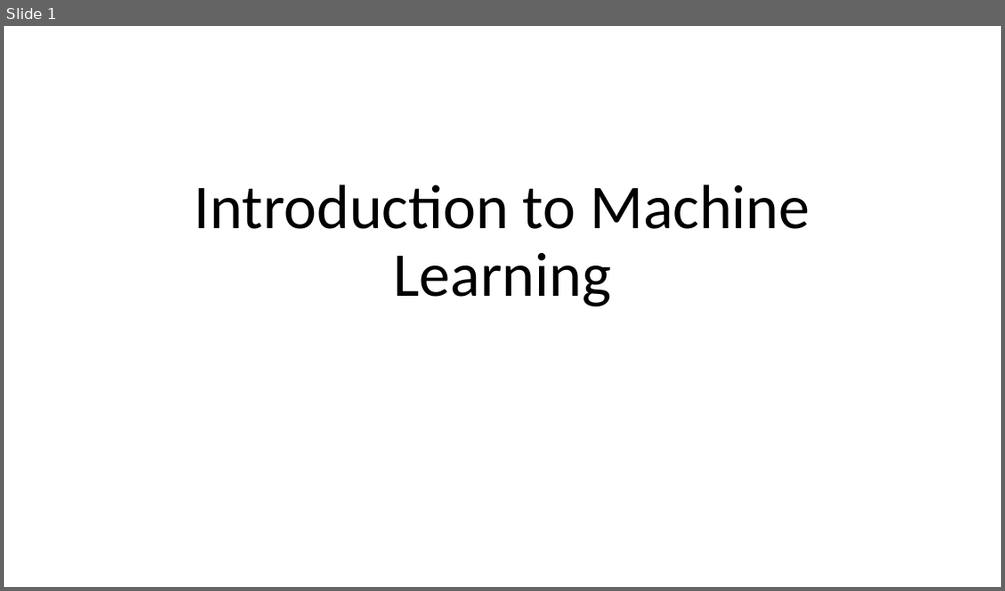
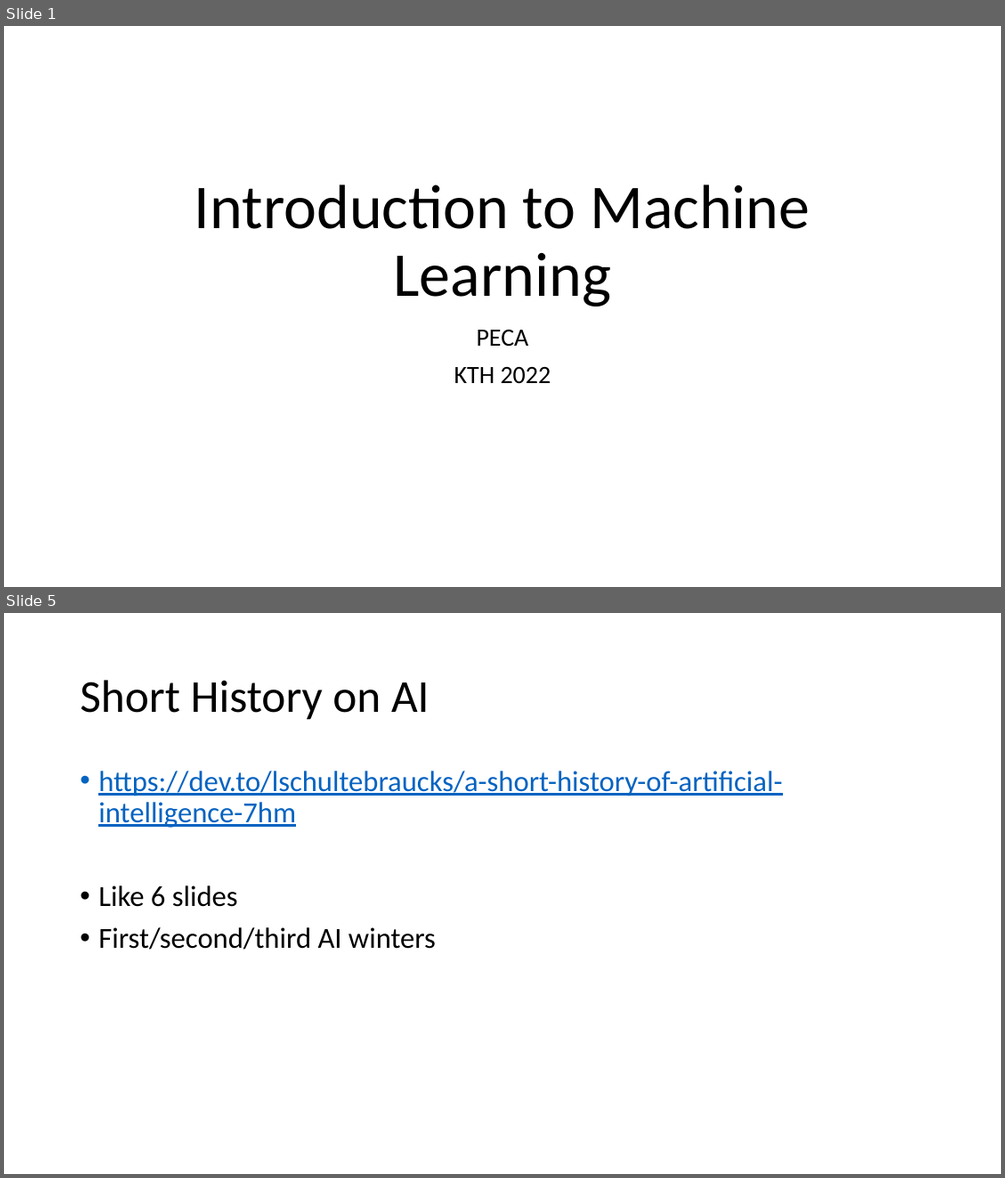
Before and after one commit to alishibli97/peca, a slide deck: slides.pptx. Shown one above the other, each under a label of ours: slide 1 before the commit, slides 1 and 5 after it; the slides between them are not shown. The pictures are 1005x591 and 1005x1178 pixels, drawn with LibreOffice and Linux fonts; fonts in the diff are those of the drawing. Boxes give left, top, right and bottom in pixels: in the first picture for what was removed or moved away, otherwise in the second. Text is boxed around its words. In the diff, an @@ line names an element or a change of style, - is before the commit and + after.

```diff
--- a/slides.pptx
+++ b/slides.pptx
@@ slide 5 added at bbox=[4, 613, 1001, 1174], background #FFFFFF @@
@@ title added at bbox=[80, 680, 429, 720], 44 pt, text #000000 @@
+Short History on AI
@@ text added at bbox=[98, 771, 782, 949], 28 pt, text #0563C1, underline @@
+• https://dev.to/lschultebraucks/a-short-history-of-artificial-intelligence-7hm
+• Like 6 slides
+• First/second/third AI winters
@@ slide 1 changed as well @@
@@ subtitle added at bbox=[454, 329, 551, 384], 24 pt, text #000000 @@
+PECA
+KTH 2022
```
Also in this commit, not shown: 5 other slides changed, 23 other slides added, 6 slides removed.
